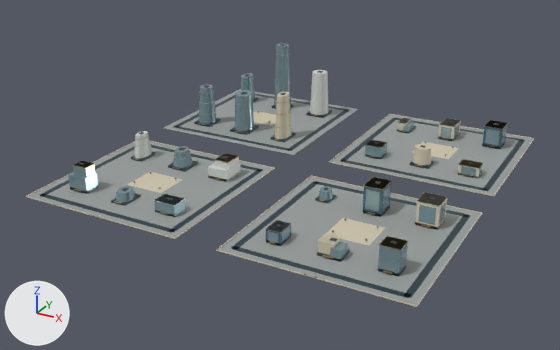
Renders of the glTF model web/public/assets/3d/ampliworld/GC-CITY-2030/GC-TILE-06-19.glb from each side of a commit.
The view is the same before and after, from a 50 mm camera at (-3340.0, -5292.0, 614.0) aimed at (-4021.0, -4054.0, -5.0). Arrows for +X, +Y and +Z are at lower left; the lights stay in place. The picture after the commit comes second. Where no turn or scale is listed for an object, it has been applied to the vertices. Vertices at exactly the same position are counted once.

Names of what the first picture shows: 'GC-TILE-06-19-blue', 'GC-TILE-06-19-dark', 'GC-TILE-06-19-glass', 'GC-TILE-06-19-gold', 'GC-TILE-06-19-ivory', 'GC-TILE-06-19-paving', 'GC-TILE-06-19-white' and 1 more.
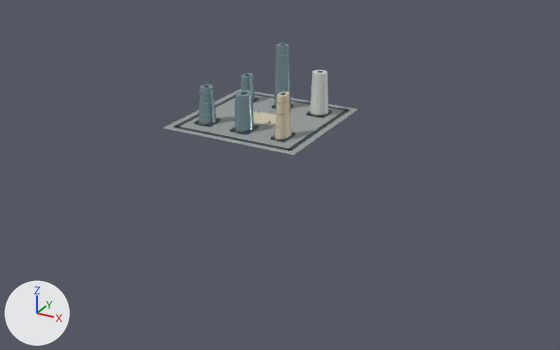
Where the change shows, as pixel boxes (x1, y1, x2, y2) in the pictures (560 x 350 px):
'GC-TILE-06-19-paving', reshaped (61% narrower, 69% shorter)
    before: (28, 89, 533, 305)
    after: (164, 89, 358, 155)
'GC-TILE-06-19-dark', reshaped (64% narrower, 58% shorter)
    before: (40, 44, 525, 298)
    after: (173, 44, 349, 151)
'GC-TILE-06-19-glass', reshaped (79% narrower, 62% shorter)
    before: (68, 43, 507, 277)
    after: (199, 43, 291, 131)
'GC-TILE-06-19-ivory', reshaped
    before: (25, 92, 534, 307)
    after: (253, 92, 292, 139)
'GC-TILE-06-19-white', reshaped (94% narrower, 74% shorter)
    before: (135, 70, 459, 245)
    after: (310, 70, 328, 115)
'GC-TILE-06-19-gold', reshaped (72% narrower, 62% shorter)
    before: (73, 54, 508, 279)
    after: (198, 54, 318, 140)
'GC-TILE-06-19-blue', deleted
    before: (266, 120, 507, 246)
part 1 of me_mesh_0, deleted
    before: (330, 115, 533, 195)
part 2 of me_mesh_0, deleted
    before: (28, 142, 273, 238)
part 3 of me_mesh_0, deleted
    before: (218, 177, 481, 305)
part 4 of me_mesh_1, deleted
    before: (40, 118, 525, 298)
part 5 of me_mesh_2, deleted
    before: (25, 114, 534, 307)
part 6 of me_mesh_5, deleted
    before: (68, 121, 507, 277)
part 7 of me_mesh_6, deleted
    before: (73, 120, 508, 279)
part 8 of me_mesh_7, deleted
    before: (135, 118, 459, 245)

Edits to the bpy script that builds the scene:
```text
Change me_mesh_0:
    used by ob_gc_tile_06_19_paving; location = (0.0, 0.0, 0.0)
    remove me_mesh_0.from_pydata(...)  # 32 vertices, 48 faces; spans x -4379.0..-3621.0, y -4379.0..-3621.0, z 0.0
    add me_mesh_0.from_pydata(...)  # 8 vertices, 12 faces; spans x -4379.0..-4041.0, y -3959.0..-3621.0, z 0.0
    me_mesh_0 part 1: the loose piece of 8 vertices spanning x -3959.0..-3621.0, y -3959.0..-3621.0, z 0.0 is deleted
    me_mesh_0 part 2: the loose piece of 8 vertices spanning x -4379.0..-4041.0, y -4379.0..-4041.0, z 0.0 is deleted
    me_mesh_0 part 3: the loose piece of 8 vertices spanning x -3959.0..-3621.0, y -4379.0..-4041.0, z 0.0 is deleted
Change me_mesh_1:
    used by ob_gc_tile_06_19_dark; location = (0.0, 0.0, 0.0)
    remove me_mesh_1.from_pydata(...)  # 512 vertices, 768 faces; spans x -4364.0..-3636.0, y -4364.0..-3636.0, z 0.0..158.0
    add me_mesh_1.from_pydata(...)  # 128 vertices, 192 faces; spans x -4364.0..-4056.0, y -3944.0..-3636.0, z 0.0..158.0
    me_mesh_1 part 4: 48 loose pieces with 384 vertices, spanning x -4364.0..-3636.0, y -4364.0..-3636.0, z 0.0..54.0, are deleted
Change me_mesh_2:
    used by ob_gc_tile_06_19_ivory; location = (0.0, 0.0, 0.0)
    remove me_mesh_2.from_pydata(...)  # 236 vertices, 368 faces; spans x -4380.0..-3620.0, y -4380.0..-3620.0, z 0.0..100.0
    add me_mesh_2.from_pydata(...)  # 30 vertices, 52 faces; spans x -4250.0..-4094.0, y -3904.0..-3754.0, z 0.0..100.0
    me_mesh_2 part 5: 24 loose pieces with 206 vertices, spanning x -4380.0..-3620.0, y -4380.0..-3620.0, z 0.0..45.0, are deleted
Change me_mesh_5:
    used by ob_gc_tile_06_19_glass; location = (0.0, 0.0, 0.0)
    remove me_mesh_5.from_pydata(...)  # 498 vertices, 796 faces; spans x -4331.0..-3670.0, y -4320.0..-3673.0, z 0.0..156.0
    add me_mesh_5.from_pydata(...)  # 88 vertices, 160 faces; spans x -4330.0..-4189.0, y -3904.0..-3673.0, z 5.0..156.0
    me_mesh_5 part 6: 46 loose pieces with 410 vertices, spanning x -4331.0..-3670.0, y -4320.0..-3674.0, z 0.0..50.0, are deleted
Change me_mesh_6:
    used by ob_gc_tile_06_19_gold; location = (0.0, 0.0, 0.0)
    remove me_mesh_6.from_pydata(...)  # 1030 vertices, 1776 faces; spans x -4328.0..-3669.0, y -4380.0..-3675.0, z 0.0..135.0
    add me_mesh_6.from_pydata(...)  # 444 vertices, 792 faces; spans x -4328.0..-4090.0, y -3908.0..-3675.0, z 4.0..135.0
    me_mesh_6 part 7: 47 loose pieces with 586 vertices, spanning x -4322.0..-3669.0, y -4380.0..-3676.0, z 0.0..53.0, are deleted
Change me_mesh_7:
    used by ob_gc_tile_06_19_white; location = (0.0, 0.0, 0.0)
    remove me_mesh_7.from_pydata(...)  # 100 vertices, 164 faces; spans x -4323.0..-3669.0, y -4314.0..-3673.0, z 0.0..104.0
    add me_mesh_7.from_pydata(...)  # 22 vertices, 40 faces; spans x -4131.0..-4089.0, y -3721.0..-3675.0, z 5.0..104.0
    me_mesh_7 part 8: 8 loose pieces with 78 vertices, spanning x -4323.0..-3669.0, y -4314.0..-3673.0, z 0.0..52.0, are deleted
Remove ob_gc_tile_06_19_blue:
    ob_gc_tile_06_19_blue = bpy.data.objects.new('GC-TILE-06-19-blue', me_mesh_8)
    ob_gc_tile_06_19_blue.location = (0.0, 0.0, 0.0)
```
